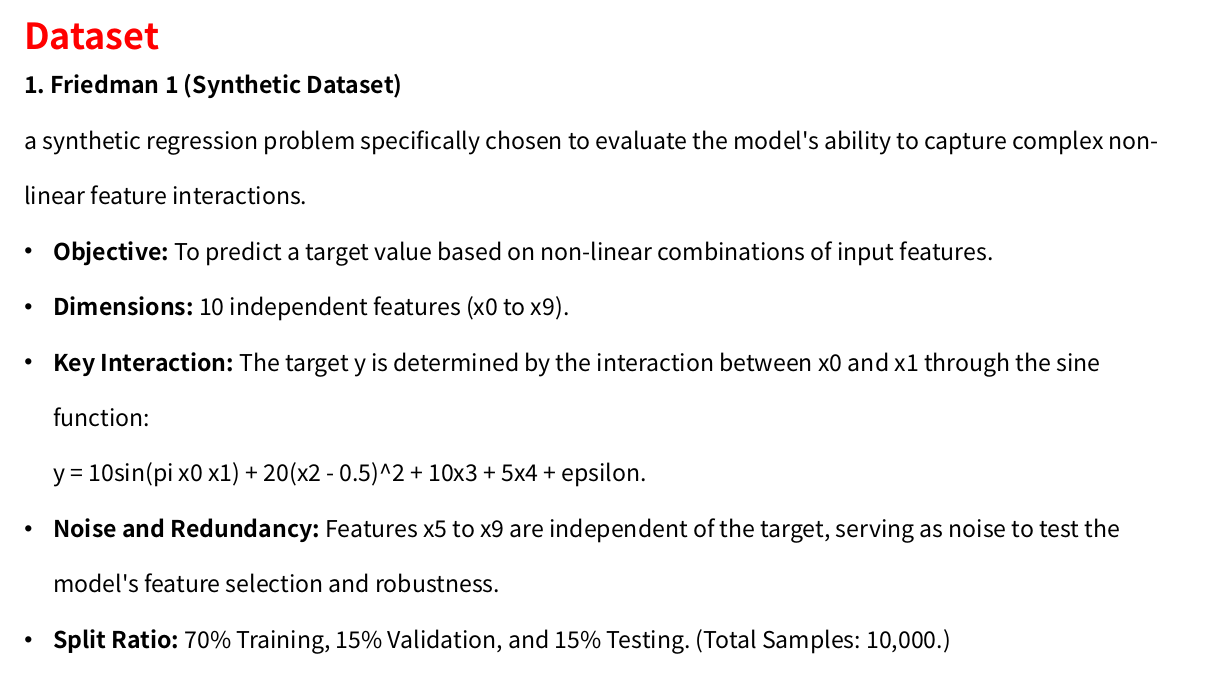
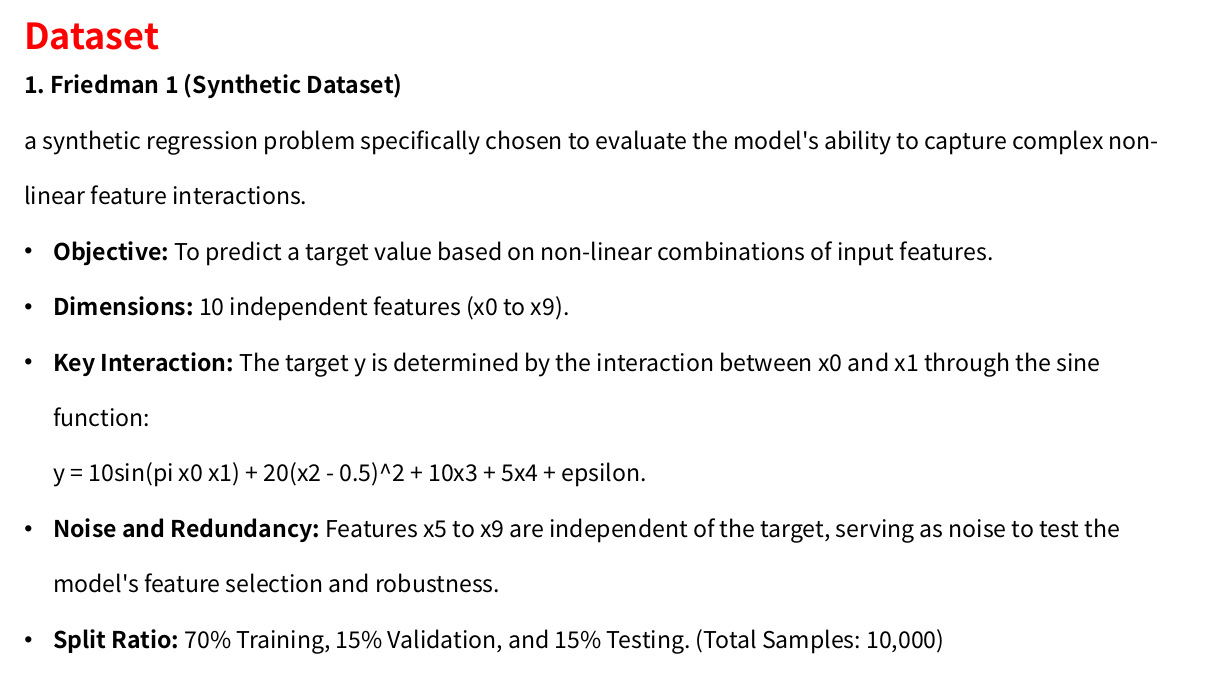
Before and after one commit to ziyuan-li/1d_pure, a slide deck: slide 3 of 1DPURe.pptx. Drawn at 1232x693 pixels with LibreOffice and Linux fonts; fonts in the diff are those of the drawing. Boxes give left, top, right and bottom in pixels: in the first picture for what was removed or moved away, otherwise in the second. Text is boxed around its words. In the diff, an @@ line names an element or a change of style, - is before the commit and + after.

```diff
--- a/1DPURe.pptx
+++ b/1DPURe.pptx
@@ text at [53,629,944,653]: text changed @@
-• Split Ratio: 70% Training, 15% Validation, and 15% Testing. (Total Samples: 10,000.)
+• Split Ratio: 70% Training, 15% Validation, and 15% Testing. (Total Samples: 10,000)
```
Also in this commit, not shown: 8 other slides changed, 11 slides added, 1 other file.
